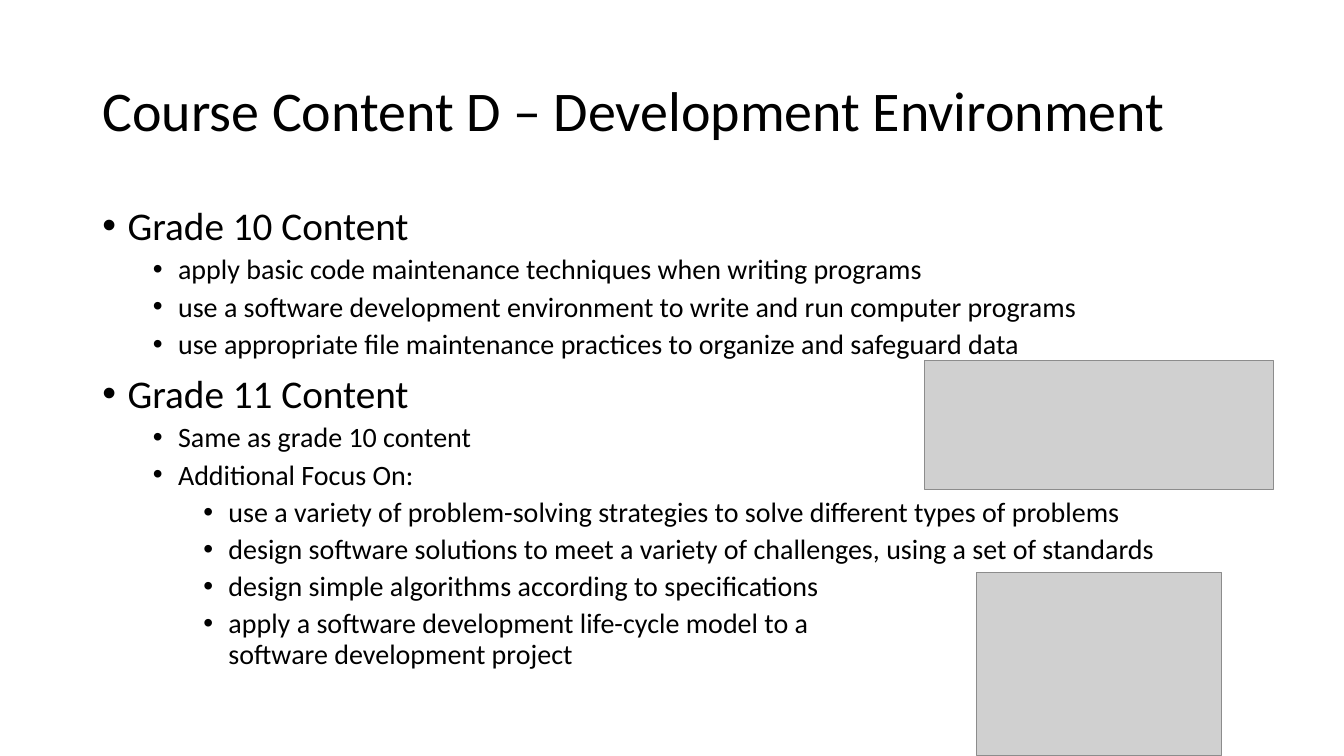
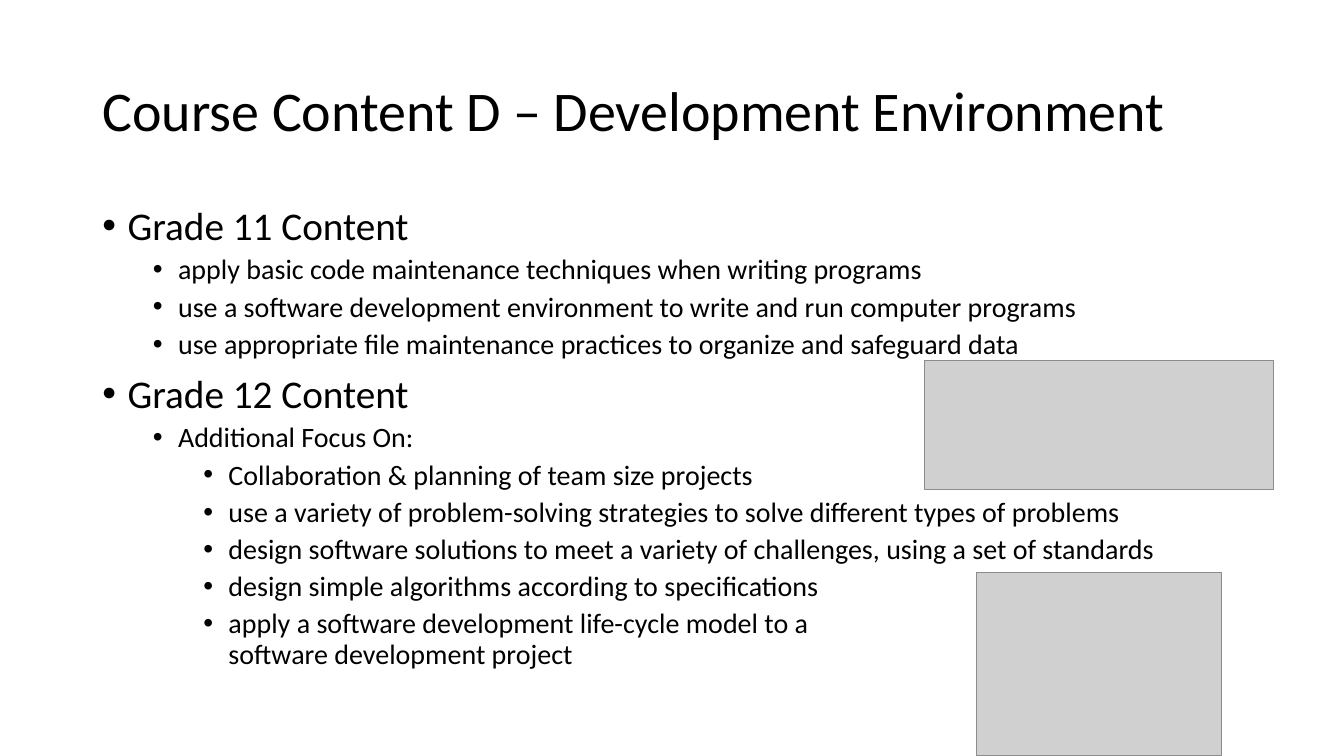
Before and after one commit to Greg5519/Old3C, a slide deck: slide 6 of Course Introduction.pptx. Drawn at 1344x756 pixels with LibreOffice and Linux fonts; fonts in the diff are those of the drawing; grey boxes stand for pictures. Boxes give left, top, right and bottom in pixels: in the first picture for what was removed or moved away, otherwise in the second. Text is boxed around its words. In the diff, an @@ line names an element or a change of style, - is before the commit and + after.

```diff
--- a/Course Introduction.pptx
+++ b/Course Introduction.pptx
@@ text at (128,212,408,241): text changed @@
-• Grade 10 Content
+• Grade 11 Content
@@ text at (128,380,408,409): text changed; size 20 to 28 pt @@
-• Grade 11 Content
-  • Same as grade 10 content
+• Grade 12 Content
@@ text at (228,465,753,490): paragraph added @@
+    • Collaboration & planning of team size projects
```
Also in this commit, not shown: 5 other slides changed, 1 other file.
